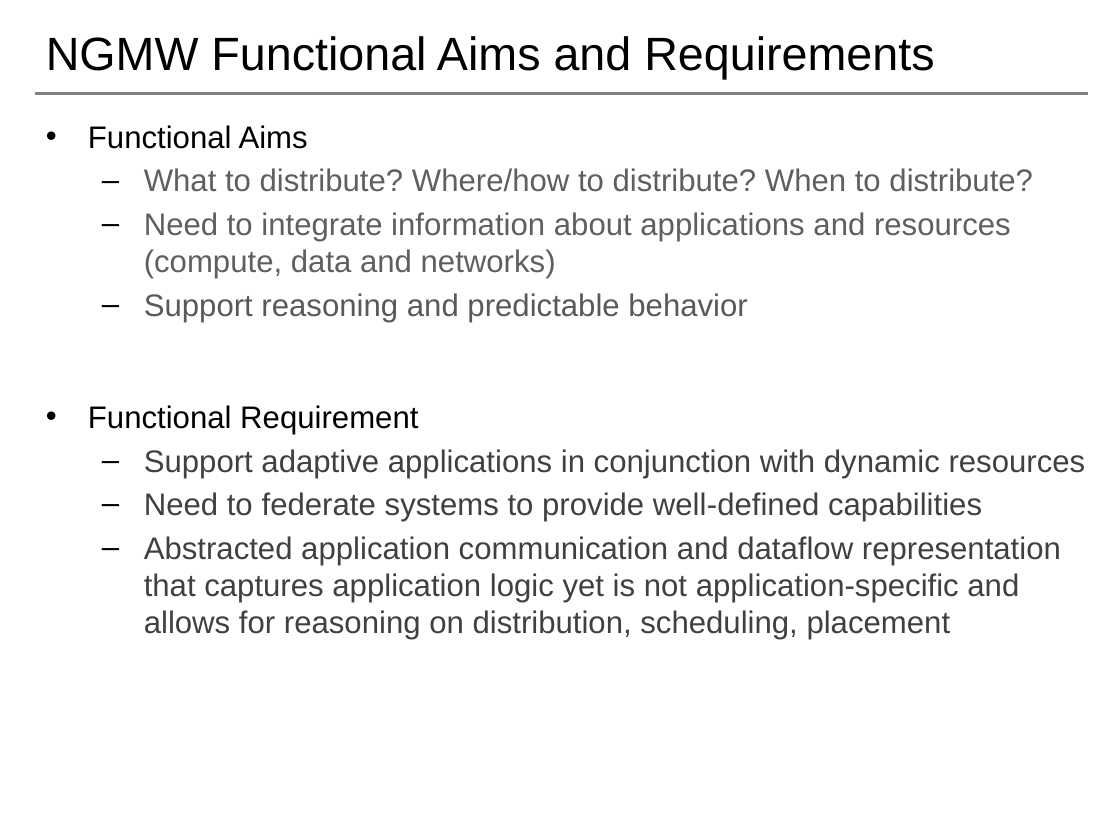
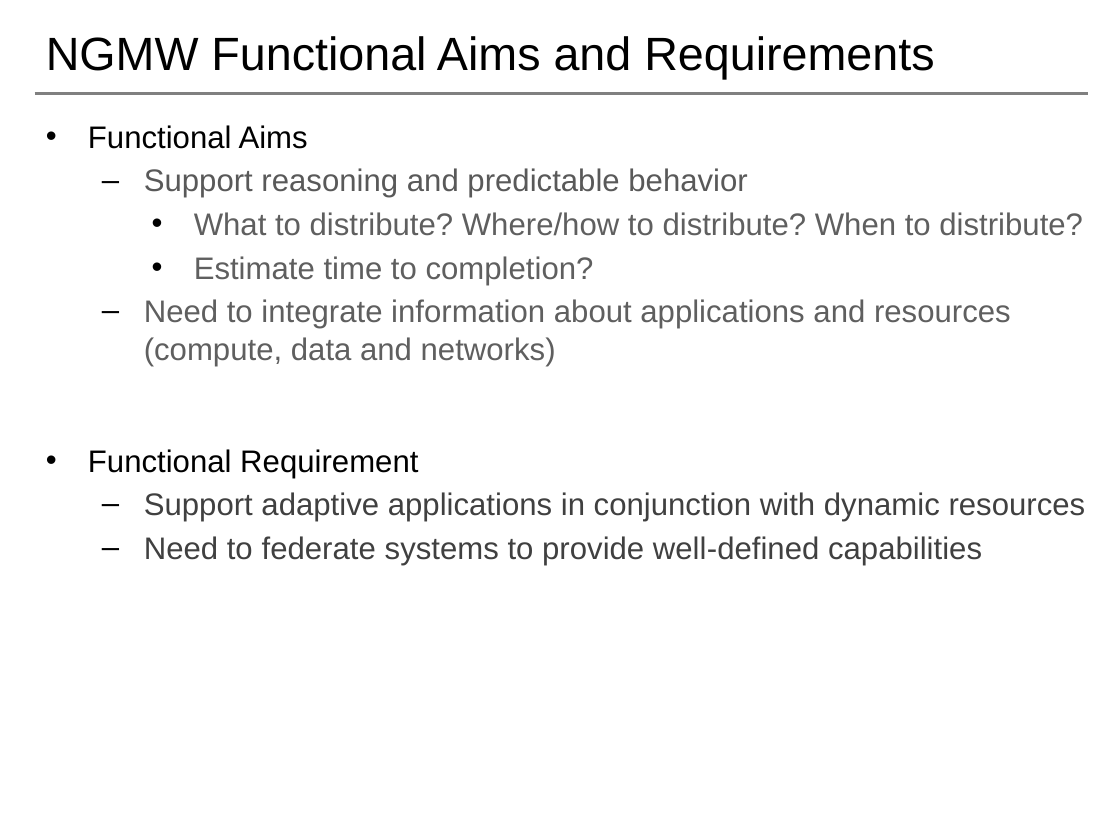
Before and after one commit to saga-project/NGMW, a slide deck: slide 7 of presentations/radical-modsim.pptx. Drawn at 1120x840 pixels with LibreOffice and Linux fonts; fonts in the diff are those of the drawing; background and template pictures are left out. Boxes give left, top, right and bottom in pixels: in the first picture for what was removed or moved away, otherwise in the second. Text is boxed around its words. In the diff, an @@ line names an element or a change of style, - is before the commit and + after.

```diff
--- a/presentations/radical-modsim.pptx
+++ b/presentations/radical-modsim.pptx
@@ text at (x1=144, y1=168, x2=747, y2=198): paragraph added @@
+  – Support reasoning and predictable behavior
@@ text at (x1=194, y1=212, x2=1083, y2=236): bullet – to •; list level 2 to 3 in "What to distribute? Where/how to ..." @@
@@ text at (x1=194, y1=256, x2=594, y2=285): paragraph added @@
+    • Estimate time to completion?
@@ text at (x1=144, y1=293, x2=747, y2=322): paragraph removed @@
-  – Support reasoning and predictable behavior
@@ text at (x1=144, y1=536, x2=1061, y2=640): paragraph removed @@
-  – Abstracted application communication and dataflow representation that captures application logic yet is not application-specific and allows for reasoning on distribution, scheduling, placement
```
Also in this commit, not shown: 4 other slides changed, 5 slides removed.
